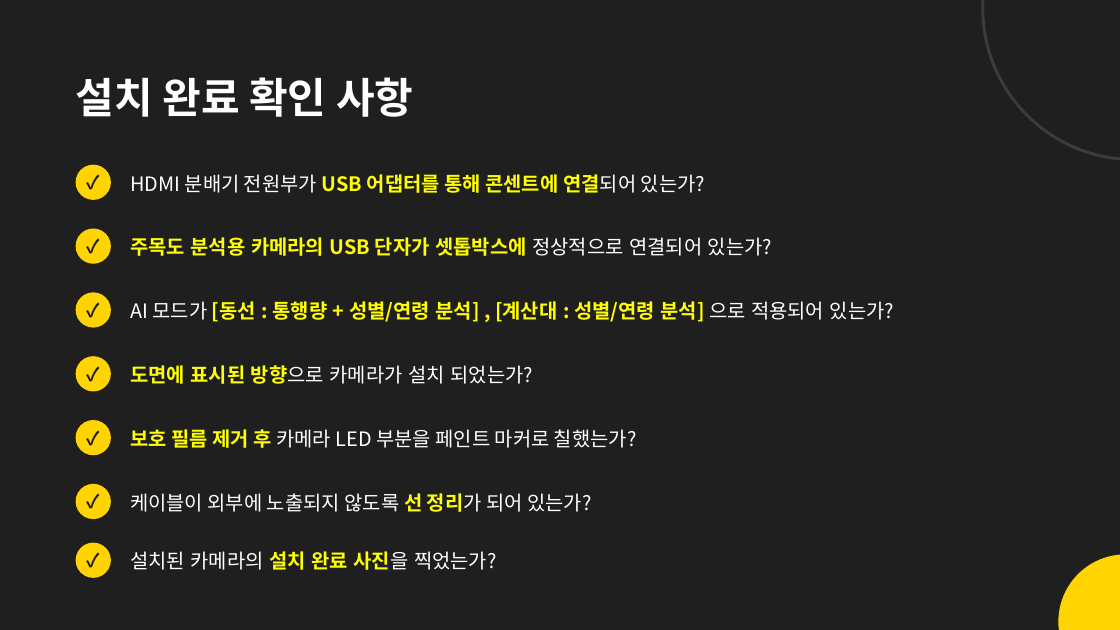
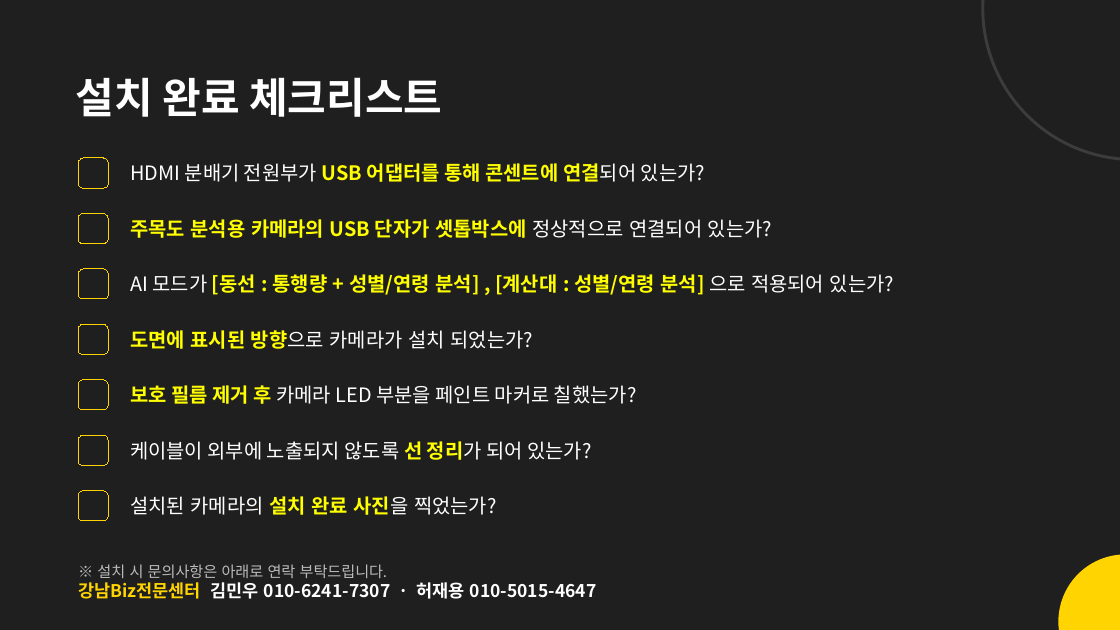
Before and after one commit to alsdn2947/ars, a slide deck: slide 26 of 이마트_AI카메라_설치매뉴얼.pptx. Drawn at 1120x630 pixels with LibreOffice and Linux fonts; fonts in the diff are those of the drawing. Boxes give left, top, right and bottom in pixels: in the first picture for what was removed or moved away, otherwise in the second. Text is boxed around its words. In the diff, an @@ line names an element or a change of style, - is before the commit and + after.

```diff
--- a/이마트_AI카메라_설치매뉴얼.pptx
+++ b/이마트_AI카메라_설치매뉴얼.pptx
@@ text at (76,77,442,117): text changed @@
-설치 완료 확인 사항
+설치 완료 체크리스트
@@ text removed at (76,165,111,200) @@
-✓
@@ rounded rectangle: place and size @@
-rounded rectangle at (76,165,111,200)
+rounded rectangle at (78,158,108,188)
@@ text "HDMI 분배기 전원부가 USB 어댑터를 ...": place and size @@
-text "HDMI 분배기 전원부가 USB 어댑터를 ..." at (130,174,705,193)
+text "HDMI 분배기 전원부가 USB 어댑터를 ..." at (130,163,705,182)
@@ text "주목도 분석용 카메라의 USB 단자가 ...": place and size @@
-text "주목도 분석용 카메라의 USB 단자가 ..." at (130,237,772,256)
+text "주목도 분석용 카메라의 USB 단자가 ..." at (130,219,772,238)
@@ text removed at (76,229,111,264) @@
-✓
@@ rounded rectangle: place and size @@
-rounded rectangle at (76,229,111,264)
+rounded rectangle at (78,213,108,244)
@@ rounded rectangle: place and size @@
-rounded rectangle at (76,292,111,328)
+rounded rectangle at (78,269,108,299)
@@ text "AI 모드가 [동선 : 통행량 ...": place and size @@
-text "AI 모드가 [동선 : 통행량 ..." at (130,301,894,322)
+text "AI 모드가 [동선 : 통행량 ..." at (130,274,894,295)
@@ text removed at (76,292,111,328) @@
-✓
@@ rounded rectangle: place and size @@
-rounded rectangle at (76,356,111,392)
+rounded rectangle at (78,324,108,355)
@@ text "도면에 표시된 방향으로 카메라가 설치 ...": place and size @@
-text "도면에 표시된 방향으로 카메라가 설치 ..." at (130,365,534,384)
+text "도면에 표시된 방향으로 카메라가 설치 ..." at (130,330,534,349)
@@ text removed at (76,356,111,392) @@
-✓
@@ rounded rectangle: place and size @@
-rounded rectangle at (76,420,111,455)
+rounded rectangle at (78,380,108,410)
@@ text "보호 필름 제거 후 카메라 ...": place and size @@
-text "보호 필름 제거 후 카메라 ..." at (130,429,637,448)
+text "보호 필름 제거 후 카메라 ..." at (130,385,637,404)
@@ text removed at (76,420,111,455) @@
-✓
@@ rounded rectangle: place and size @@
-rounded rectangle at (76,484,111,519)
+rounded rectangle at (78,435,108,465)
@@ text "케이블이 외부에 노출되지 않도록 선 ...": place and size @@
-text "케이블이 외부에 노출되지 않도록 선 ..." at (130,493,591,512)
+text "케이블이 외부에 노출되지 않도록 선 ..." at (130,441,591,460)
@@ text removed at (76,484,111,519) @@
-✓
@@ ellipse to rounded rectangle; fill #FFD400 to none; outline none to #FFD400 2 pt in 7 elements at (78,158,108,188), (78,213,108,244), (78,269,108,299), (78,324,108,355), (78,380,108,410), (78,435,108,465), (78,491,108,521) @@
@@ rounded rectangle: place and size @@
-rounded rectangle at (76,543,111,578)
+rounded rectangle at (78,491,108,521)
@@ text "설치된 카메라의 설치 완료 사진을 ...": place and size @@
-text "설치된 카메라의 설치 완료 사진을 ..." at (130,551,497,570)
+text "설치된 카메라의 설치 완료 사진을 ..." at (130,496,497,515)
@@ text removed at (76,543,111,578) @@
-✓
@@ text added at (78,564,596,599), 15 pt, text #FFFFFF, bold @@
+※ 설치 시 문의사항은 아래로 연락 부탁드립니다.
+강남Biz전문센터 김민우 010-6241-7307 · 허재용 010-5015-4647
```
Also in this commit, not shown: 1 other slide changed, 1 other file.
